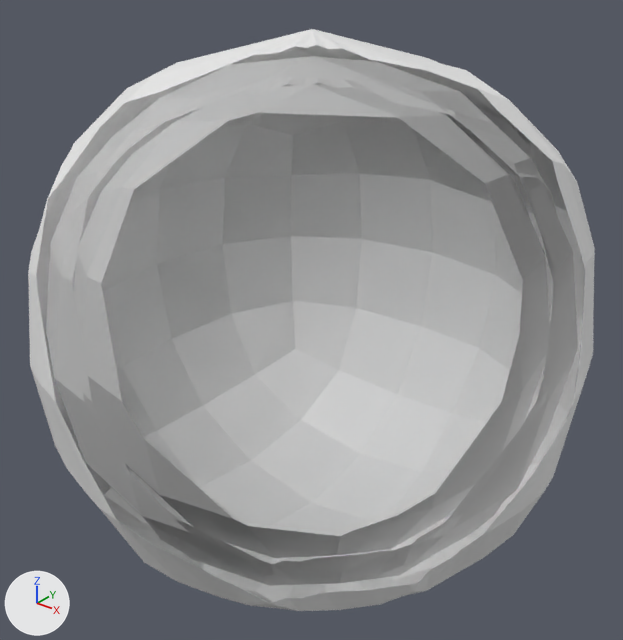
Before and after pictures for a commit that changed the Blender file runs/2026-08-15_typed-high-low-variants/typed_high_low_variants.blend.
Camera for both pictures: a 50 mm lens placed at (1.615, -2.022, 1.244), pointed at (0.0, -0.004, -0.007). Every picture has the same lights, and +X, +Y and +Z are marked at lower left. The first picture is the older version. Everything nearer to the camera than a plane just in front of the edit is cut away.

The first picture shows 'Fixture_HIGH', 'Rollback_HIGH'.
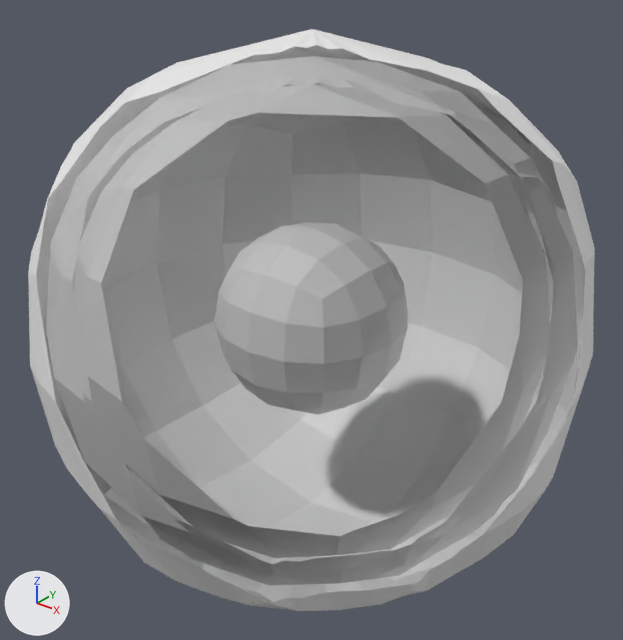
Changed parts and their boxes [x1, y1, x2, y2] in the pictures (623 x 640 px):
'Fixture_Part_HIGH', added: after [214, 223, 408, 415]

The change in detail:
Mesh me_fixture_part_high is new.
It is a box spanning x -0.375..0.375, y -0.375..0.375, z -0.375..0.375.
Object 'Fixture_Part_HIGH' (ob_fixture_part_high) is new; it shows me_fixture_part_high.
Its location is (0.0, 0.0, 0.0).
It gains a SUBSURF modifier named 'Editable_Subdivision'.
Modifier setting: levels = 2.
It gains a SOLIDIFY modifier named 'Editable_Thickness'.
Modifier setting: thickness = 0.08.
